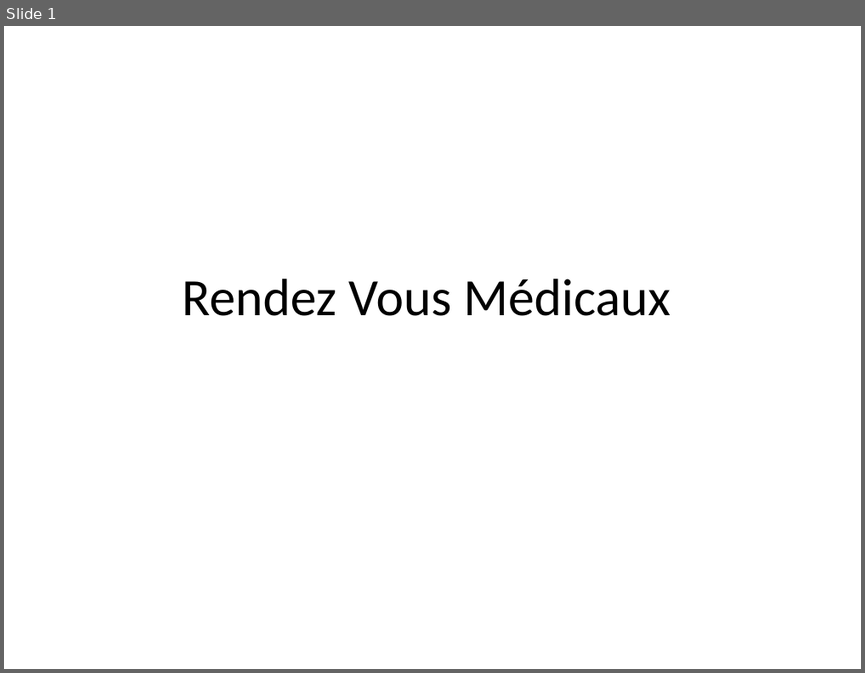
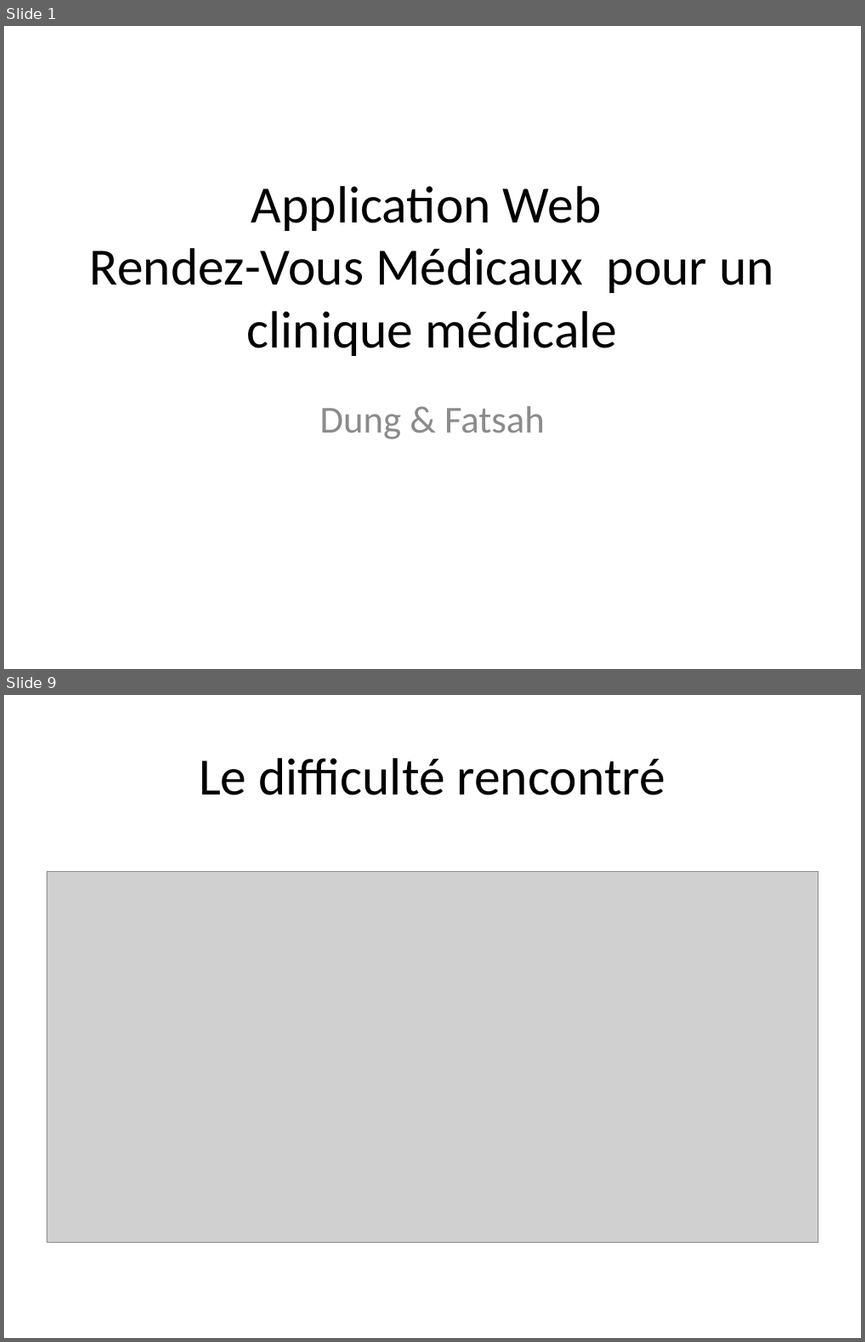
Before and after one commit to onlyad9/CBdeB_S5_PRJ_Demo, a slide deck: RendezVousMédicaux.pptx. Shown one above the other, each under a label of ours: slide 1 before the commit, slides 1 and 9 after it; the slides between them are not shown. The pictures are 865x673 and 865x1342 pixels, drawn with LibreOffice and Linux fonts; fonts in the diff are those of the drawing; grey boxes stand for pictures. Boxes give left, top, right and bottom in pixels: in the first picture for what was removed or moved away, otherwise in the second. Text is boxed around its words. In the diff, an @@ line names an element or a change of style, - is before the commit and + after.

```diff
--- a/RendezVousMédicaux.pptx
+++ b/RendezVousMédicaux.pptx
@@ slide 9 added at [4, 695, 861, 1338], background #FFFFFF @@
@@ title added at [199, 758, 665, 795], 44 pt, text #000000 @@
+Le difficulté rencontré
@@ picture added at [46, 872, 818, 1242] @@
@@ slide 1 changed as well @@
@@ title at [90, 186, 774, 356]: text changed @@
-Rendez Vous Médicaux
+Application Web
+Rendez-Vous Médicaux pour un clinique médicale
@@ subtitle added at [320, 406, 545, 439], 32 pt, text #8C8C8C @@
+Dung & Fatsah
```
Also in this commit, not shown: 9 other slides added, 4 other files.
